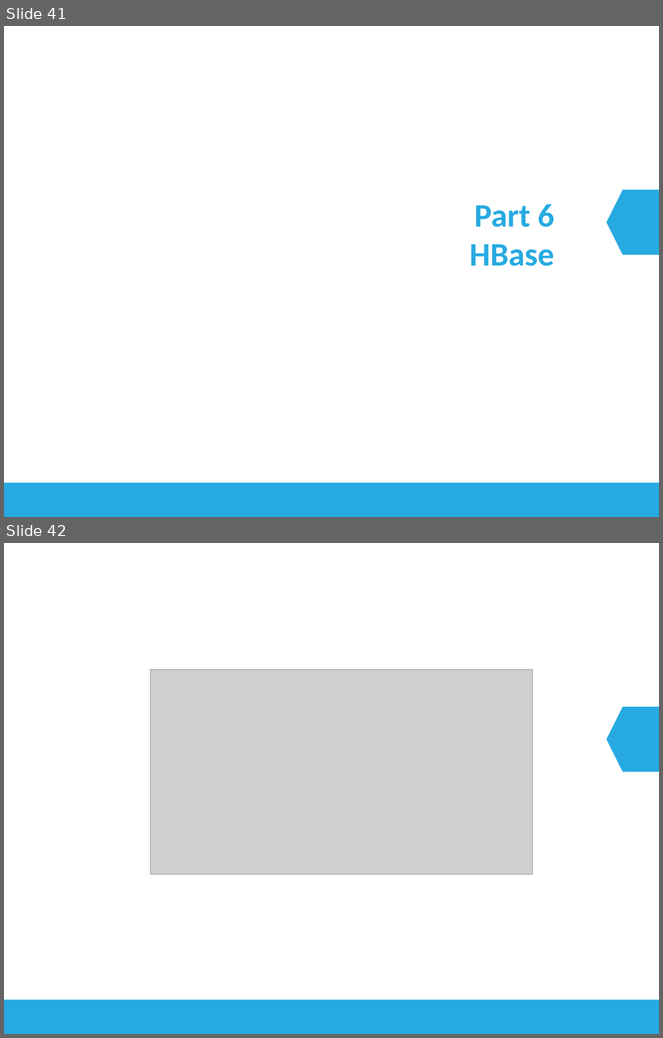
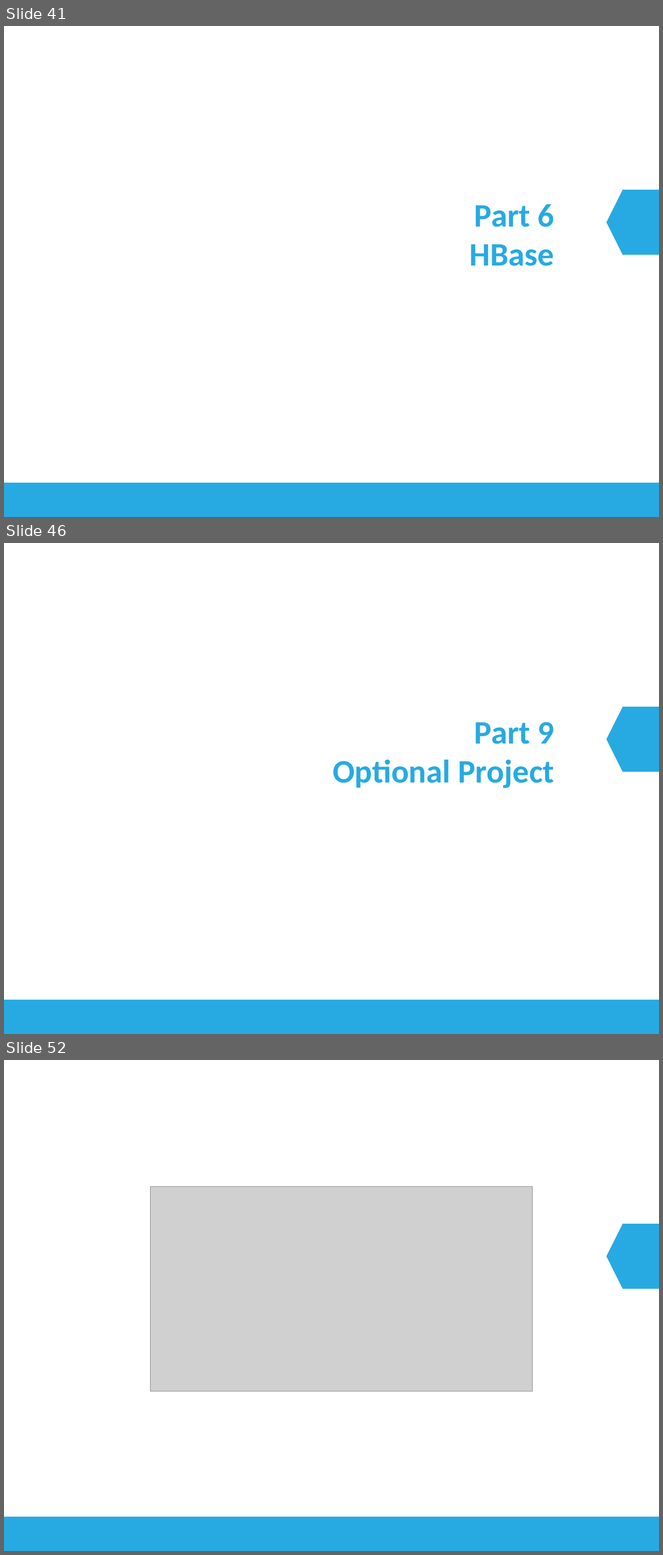
Before and after one commit to longhuynh/BigData, a slide deck: docs/Presentation.pptx. Shown one above the other, each under a label of ours: slides 41 and 42 before the commit, slides 41, 46 and 52 after it; the slides between them are not shown. The pictures are 663x1038 and 663x1555 pixels, drawn with LibreOffice and Linux fonts; fonts in the diff are those of the drawing; grey boxes stand for pictures. Boxes give left, top, right and bottom in pixels: in the first picture for what was removed or moved away, otherwise in the second. Text is boxed around its words. In the diff, an @@ line names an element or a change of style, - is before the commit and + after.

Commit message:
updated slide part 5-9

```diff
--- a/docs/Presentation.pptx
+++ b/docs/Presentation.pptx
@@ slide 46 added at (4, 543, 659, 1034), background #FFFFFF; not listed: 2 template elements that a slide beside it also shows @@
@@ title added at (333, 722, 555, 788), 36 pt, text #27AAE1, bold @@
+Part 9
+Optional Project
@@ what was slide 42 is now slide 52 @@
```
Also in this commit, not shown: 2 slides changed, 10 other slides added, 1 slide removed.
